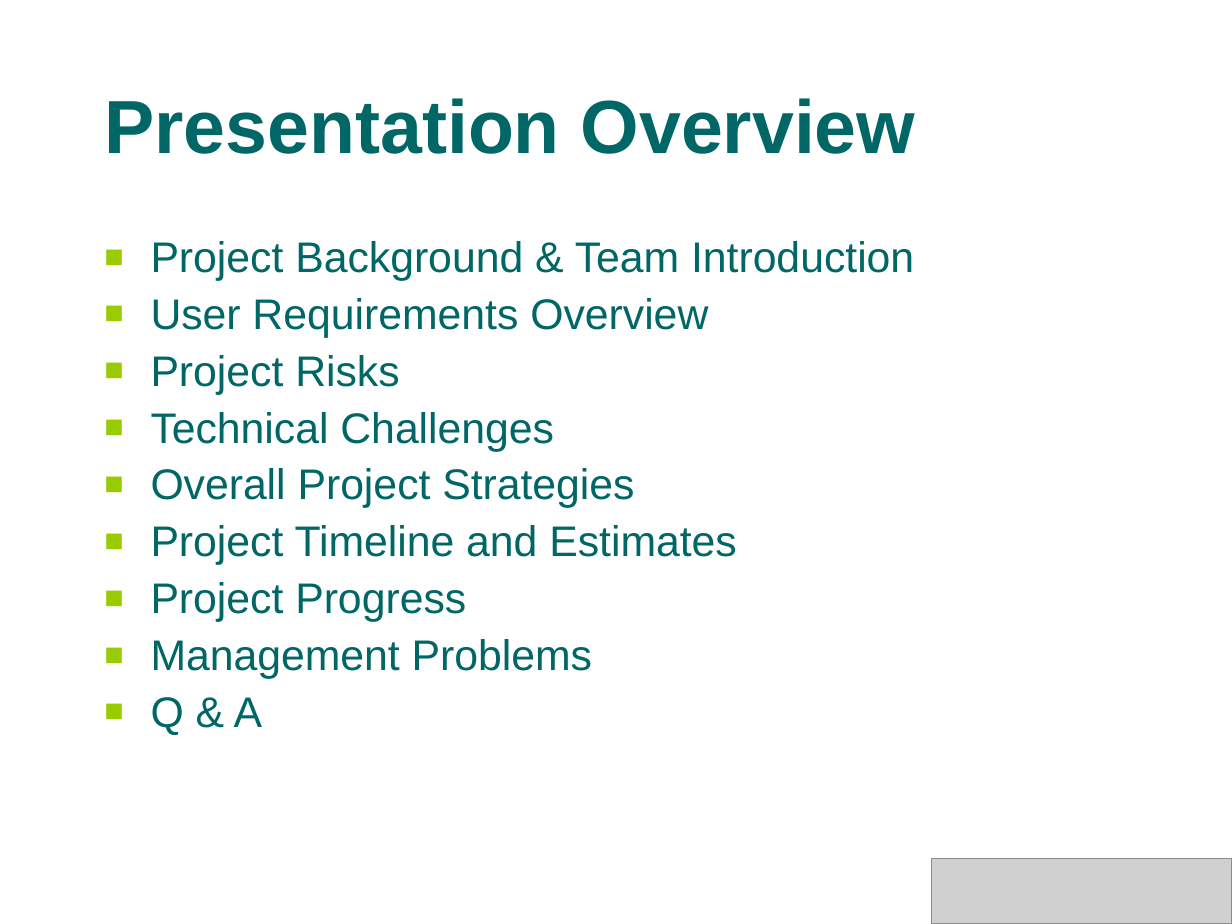
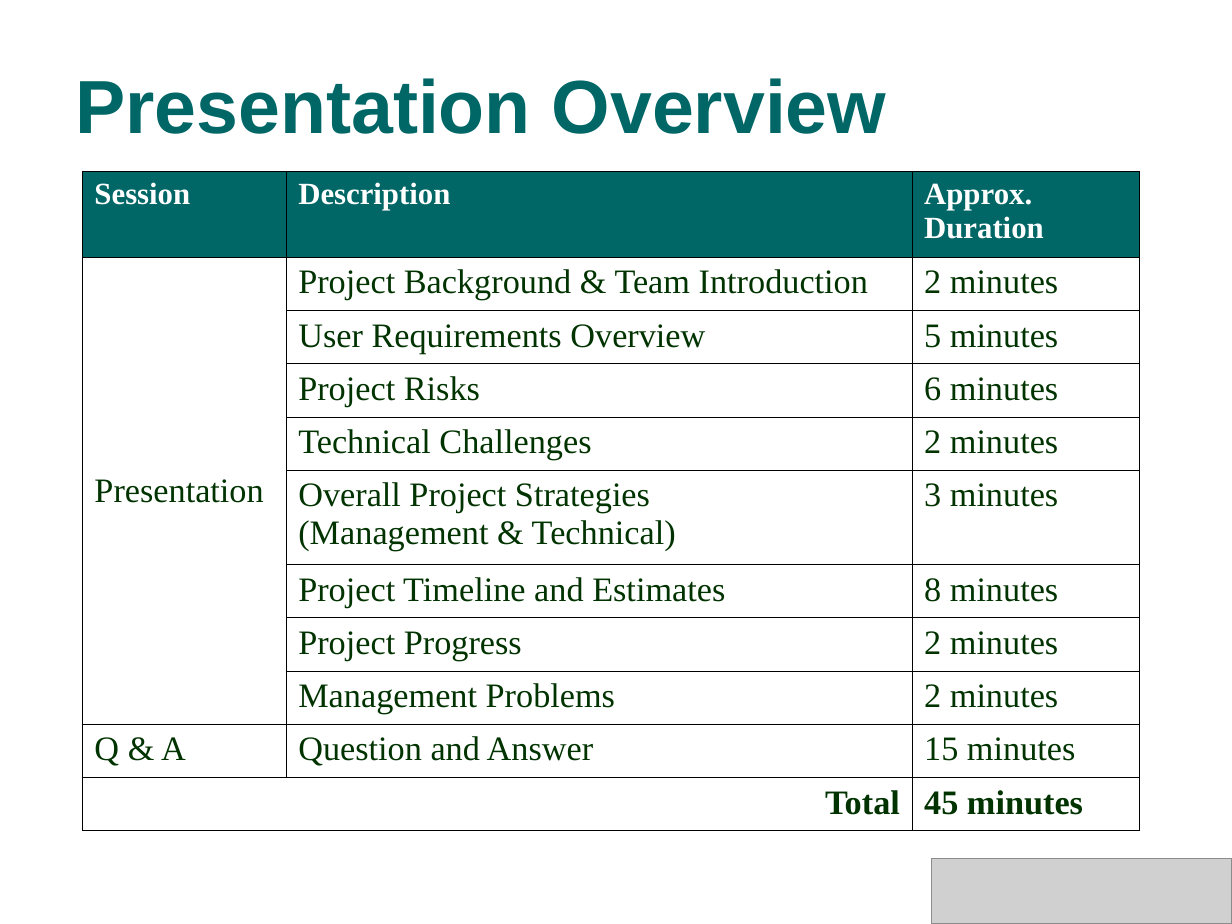
Before and after one commit to s4kshya/leezdr-repository, a slide deck: slide 2 of Exam Paper/MTECH_PROJ/Presentation/phase1.ppt. Drawn at 1232x924 pixels with LibreOffice and Linux fonts; fonts in the diff are those of the drawing; grey boxes stand for pictures; background and template pictures are left out. Boxes give left, top, right and bottom in pixels: in the first picture for what was removed or moved away, otherwise in the second. Text is boxed around its words. In the diff, an @@ line names an element or a change of style, - is before the commit and + after.

```diff
--- a/Exam Paper/MTECH_PROJ/Presentation/phase1.ppt
+++ b/Exam Paper/MTECH_PROJ/Presentation/phase1.ppt
@@ title "Presentation Overview": place and size @@
-title "Presentation Overview" at (104,98,916,154)
+title "Presentation Overview" at (75,78,887,134)
@@ table added at (83,171,1140,832), 11 rows, 3 columns @@
+Session | Description | Approx. / Duration
+Presentation | Project Background & Team Introduction | 2 minutes
+ | User Requirements Overview | 5 minutes
+ | Project Risks | 6 minutes
+ | Technical Challenges | 2 minutes
+ | Overall Project Strategies / (Management & Technical) | 3 minutes
+ | Project Timeline and Estimates | 8 minutes
+ | Project Progress | 2 minutes
+ | Management Problems | 2 minutes
+Q & A | Question and Answer | 15 minutes
+Total |  | 45 minutes
@@ text removed at (151,241,914,735) @@
-■ Project Background & Team Introduction
-■ User Requirements Overview
-■ Project Risks
-■ Technical Challenges
-■ Overall Project Strategies
-■ Project Timeline and Estimates
-■ Project Progress
-■ Management Problems
-■ Q & A
```
Also in this commit, not shown: 7 other slides changed, 1 slide added, 1 other file.
